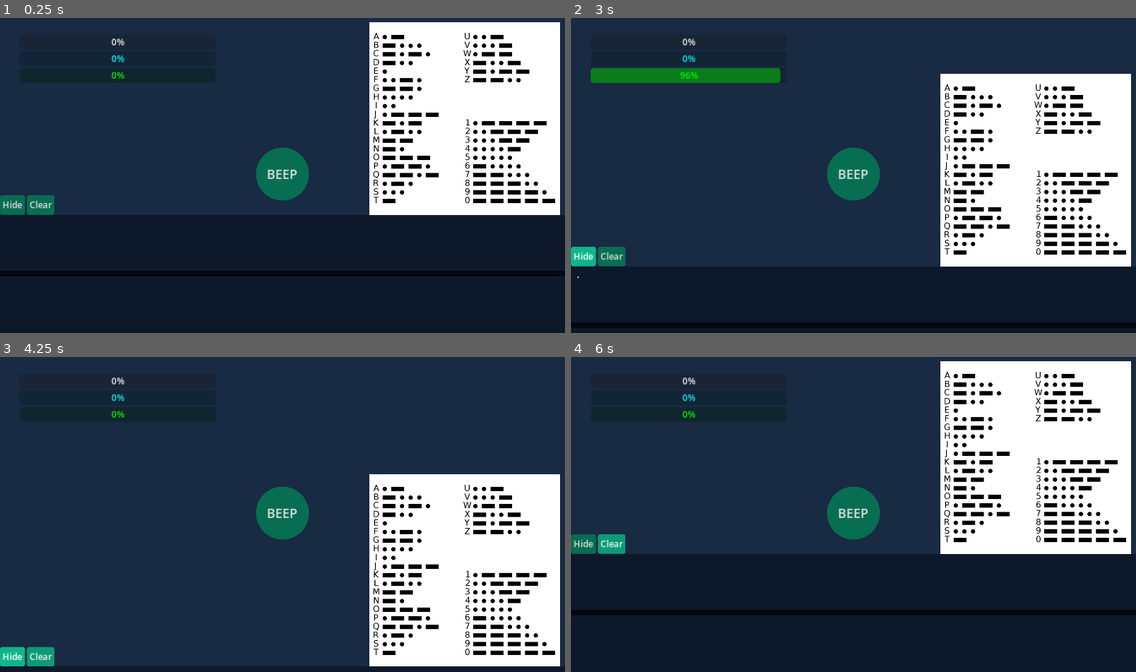
Above: before the commit, frames 1-4 (two rows, left to right).
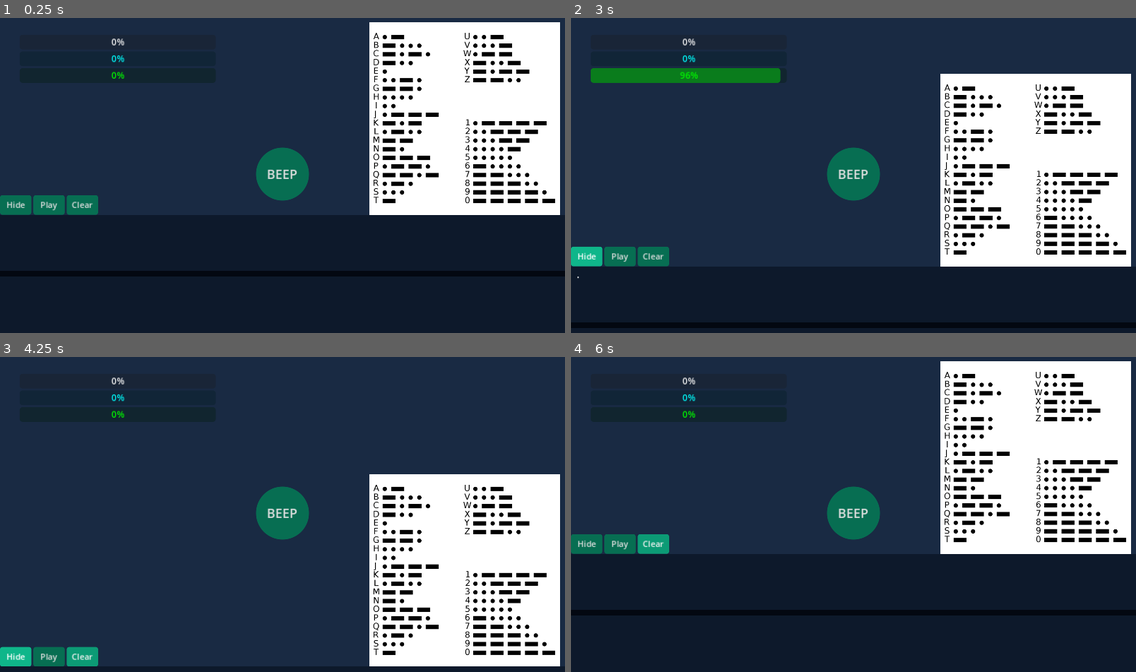
Above: after the commit, the same moments.

Repository: popcar2/MorseCodeSimulator
Game: Godot game, scene res://Scenes/main.tscn
Two runs of this game, one before a commit and one after it. Both use one fixed random seed, a clock stepped at 60 frames per second and the inputs below.
Inputs (mouse positions are in pixels of both pictures, inside the frame that each line leads up to):
- Up to frame 1 (0.25 s): no input
- Up to frame 2 (3 s): click (621, 203) at 0.5 s, where only the run after the commit has a clickable "Play"; click (621, 203) at 1.25 s, where only the run after the commit has a clickable "Play"; click "BEEP" at 2 s; click "Hide" at 2.75 s
- Up to frame 3 (4.25 s): click "Clear" at 3.5 s
- Up to frame 4 (6 s): click "BEEP" at 4.25 s; click "Hide" at 5 s; click "Clear" at 5.75 s

The runs differ from the first frame. In frame 1, 0.6% of the frame differs, in the area x 0-18%, y 56-63%; in frame 2, 0.7%; in frame 3, 0.8%; in frame 4, 0.9%.

Commit message:
Add playback button, disable low processor mode

Diff:
--- a/Nodes/settings_menu.tscn
+++ b/Nodes/settings_menu.tscn
@@ -49,6 +49,7 @@
 grow_vertical = 2
 
 [node name="Settings" type="Panel" parent="Settings Menu/TabContainer"]
+visible = false
 layout_mode = 2
 
 [node name="VBoxContainer" type="VBoxContainer" parent="Settings Menu/TabContainer/Settings"]
@@ -92,7 +93,6 @@
 popup/item_4/id = 4
 
 [node name="Advanced" type="Panel" parent="Settings Menu/TabContainer"]
-visible = false
 layout_mode = 2
 
 [node name="VBoxContainer" type="VBoxContainer" parent="Settings Menu/TabContainer/Advanced"]
@@ -114,7 +114,7 @@
 
 [node name="Letter Time Label" type="Label" parent="Settings Menu/TabContainer/Advanced/VBoxContainer/Letter Time Container"]
 layout_mode = 2
-text = "Letter Timer"
+text = "New Letter Timer"
 
 [node name="Letter Time Spinbox" type="SpinBox" parent="Settings Menu/TabContainer/Advanced/VBoxContainer/Letter Time Container"]
 unique_name_in_owner = true
@@ -133,7 +133,7 @@
 
 [node name="Word Time Label" type="Label" parent="Settings Menu/TabContainer/Advanced/VBoxContainer/Word Time Container"]
 layout_mode = 2
-text = "Word Time"
+text = "New Word Timer"
 
 [node name="Word Time Spinbox" type="SpinBox" parent="Settings Menu/TabContainer/Advanced/VBoxContainer/Word Time Container"]
 unique_name_in_owner = true
@@ -152,7 +152,7 @@
 
 [node name="Long Press Time Label" type="Label" parent="Settings Menu/TabContainer/Advanced/VBoxContainer/Long Press Time Container"]
 layout_mode = 2
-text = "Word Time"
+text = "Dah Timer"
 
 [node name="Long Press Time Spinbox" type="SpinBox" parent="Settings Menu/TabContainer/Advanced/VBoxContainer/Long Press Time Container"]
 unique_name_in_owner = true
--- a/Scenes/main.tscn
+++ b/Scenes/main.tscn
@@ -119,20 +119,32 @@
 [node name="Panel Buttons" type="HBoxContainer" parent="Bottom Panels"]
 layout_mode = 0
 offset_top = 367.0
-offset_right = 110.0
+offset_right = 200.0
 offset_bottom = 407.0
 
 [node name="Hide Button" type="Button" parent="Bottom Panels/Panel Buttons"]
 unique_name_in_owner = true
 layout_mode = 2
+size_flags_horizontal = 3
 focus_mode = 0
+theme_override_font_sizes/font_size = 17
 toggle_mode = true
 text = "Hide"
+
+[node name="Play Morse Button" type="Button" parent="Bottom Panels/Panel Buttons"]
+unique_name_in_owner = true
+layout_mode = 2
+size_flags_horizontal = 3
+focus_mode = 0
+theme_override_font_sizes/font_size = 17
+text = "Play"
 
 [node name="Reset Button" type="Button" parent="Bottom Panels/Panel Buttons"]
 unique_name_in_owner = true
 layout_mode = 2
+size_flags_horizontal = 3
 focus_mode = 0
+theme_override_font_sizes/font_size = 17
 text = "Clear"
 
 [node name="PanelContainer" type="PanelContainer" parent="Bottom Panels"]
--- a/Scripts/morse_controller.gd
+++ b/Scripts/morse_controller.gd
@@ -5,12 +5,14 @@
 @onready var normal_label: RichTextLabel = %'Normal Label'
 @onready var reset_button: Button = %'Reset Button'
 @onready var hide_button: Button = %'Hide Button'
+@onready var play_morse_button: Button = %'Play Morse Button'
 @onready var held_timer: Timer = $'Held Timer'
 @onready var word_timer: Timer = $'Word Timer'
 @onready var letter_timer: Timer = $'Letter Timer'
 @onready var morse_audio: AudioStreamPlayer = $'Morse Audio'
 
 var is_held: bool = false
+var is_playing_back: bool = false
 
 func _ready():
 	morse_button.connect("button_down", _on_morse_button_down)
@@ -19,6 +21,7 @@
 	letter_timer.connect("timeout", _on_letter_timer_timeout)
 	reset_button.connect("pressed", reset_label)
 	hide_button.connect("toggled", _hide_panel_toggled)
+	play_morse_button.connect("pressed", _on_play_morse_button_pressed)
 
 func _input(event):
 	if event.is_action_pressed("press_morse"):
@@ -78,3 +81,28 @@
 		tween.tween_property(%'Bottom Panels', "position:y", 0, 1)
 	else:
 		tween.tween_property(%'Bottom Panels', "position:y", 230, 1)
+
+func _on_play_morse_button_pressed():
+	if is_playing_back:
+		return
+
+	is_playing_back = true
+	for c in morse_label.text:
+		if !is_playing_back:
+			return
+
+		if c == 'E':
+			morse_audio.play()
+			await get_tree().create_timer(0.05).timeout
+			morse_audio.stop()
+			await get_tree().create_timer(0.05).timeout
+		elif c == 'T':
+			morse_audio.play()
+			await get_tree().create_timer(0.15).timeout
+			morse_audio.stop()
+			await get_tree().create_timer(0.05).timeout
+		elif c == ' ':
+			await get_tree().create_timer(0.15).timeout
+		elif c == '|':
+			await get_tree().create_timer(0.4).timeout
+	is_playing_back = false
--- a/project.godot
+++ b/project.godot
@@ -13,7 +13,6 @@
 config/name="MorseMaestro"
 run/main_scene="res://Scenes/main.tscn"
 config/features=PackedStringArray("4.0", "GL Compatibility")
-run/low_processor_mode=true
 config/icon="res://icon.svg"
 
 [autoload]
